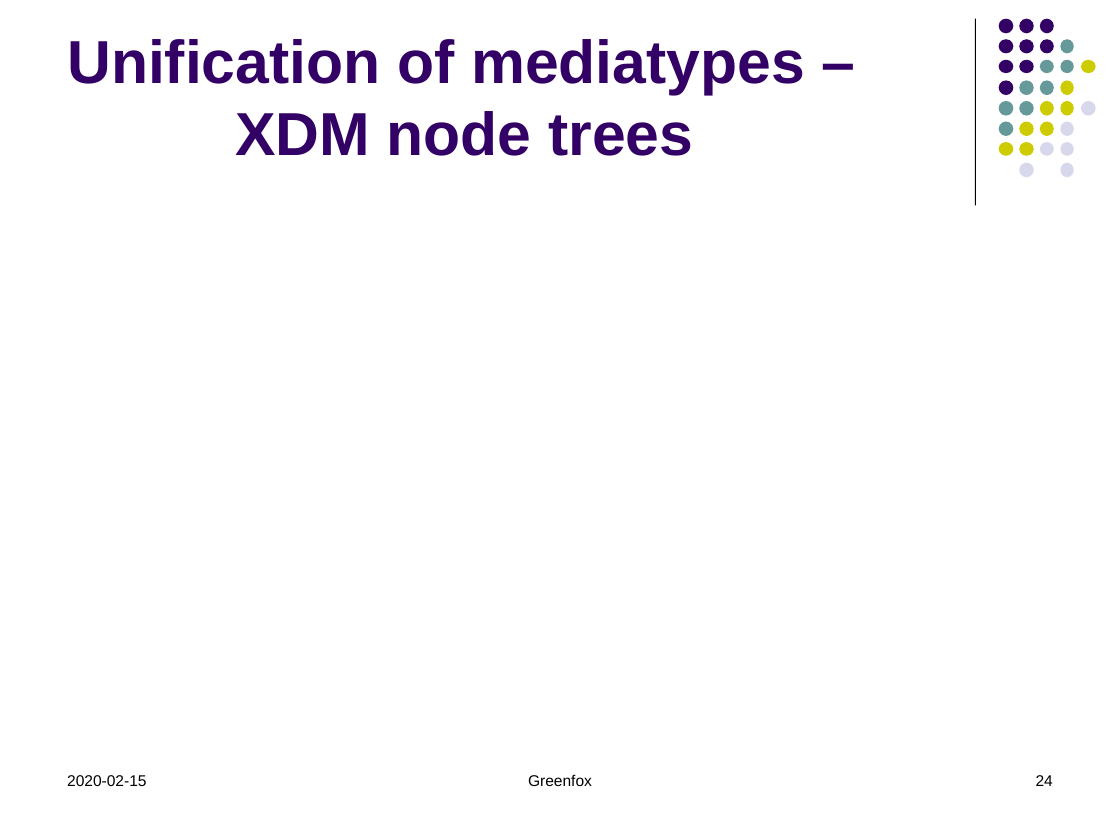
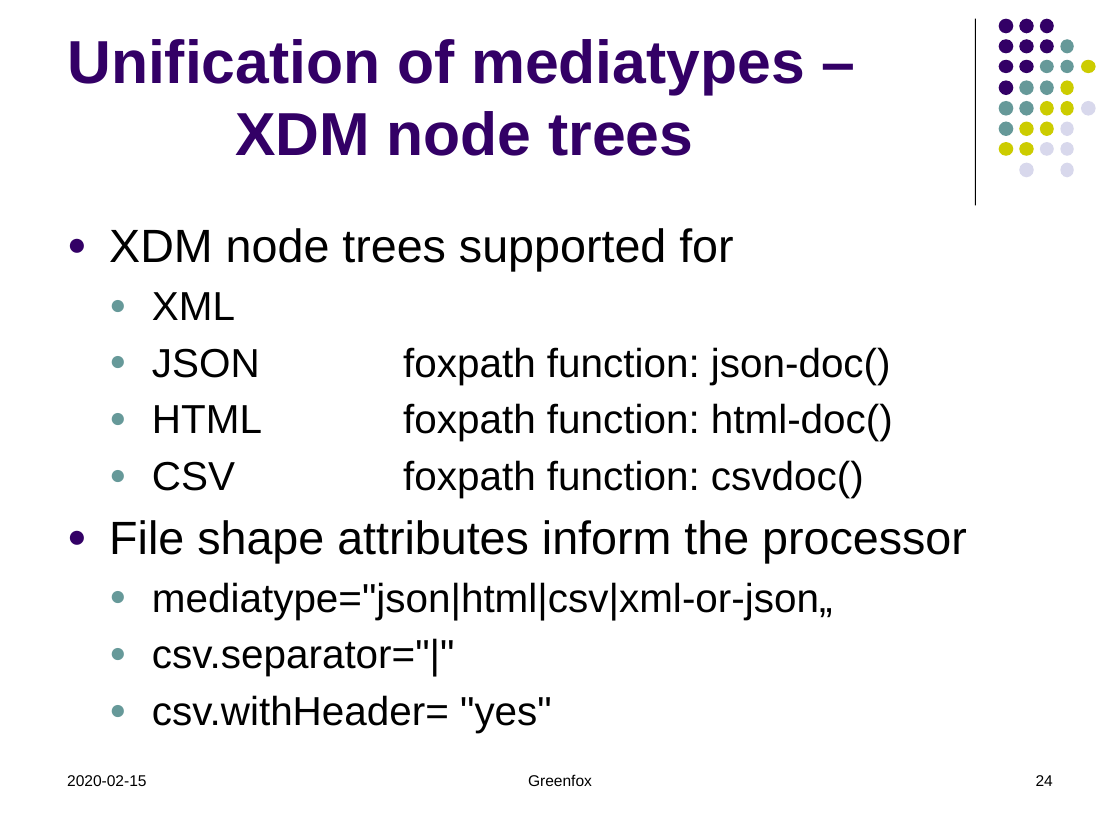
Before and after one commit to hrennau/greenfox, a slide deck: slide 24 of about/greenfox04.pptx. Drawn at 1120x840 pixels with LibreOffice and Linux fonts; fonts in the diff are those of the drawing. Boxes give left, top, right and bottom in pixels: in the first picture for what was removed or moved away, otherwise in the second. Text is boxed around its words. In the diff, an @@ line names an element or a change of style, - is before the commit and + after.

```diff
--- a/about/greenfox04.pptx
+++ b/about/greenfox04.pptx
@@ text added at (109, 228, 967, 733), 26 pt, text #000000 @@
+● XDM node trees supported for
+  ● XML
+  ● JSON foxpath function: json-doc()
+  ● HTML foxpath function: html-doc()
+  ● CSV foxpath function: csvdoc()
+● File shape attributes inform the processor
+  ● mediatype="json|html|csv|xml-or-json„
+  ● csv.separator="|"
+  ● csv.withHeader= "yes"
```
Also in this commit, not shown: 14 other slides changed, 3 slides added, 31 slides removed, 32 other files.
